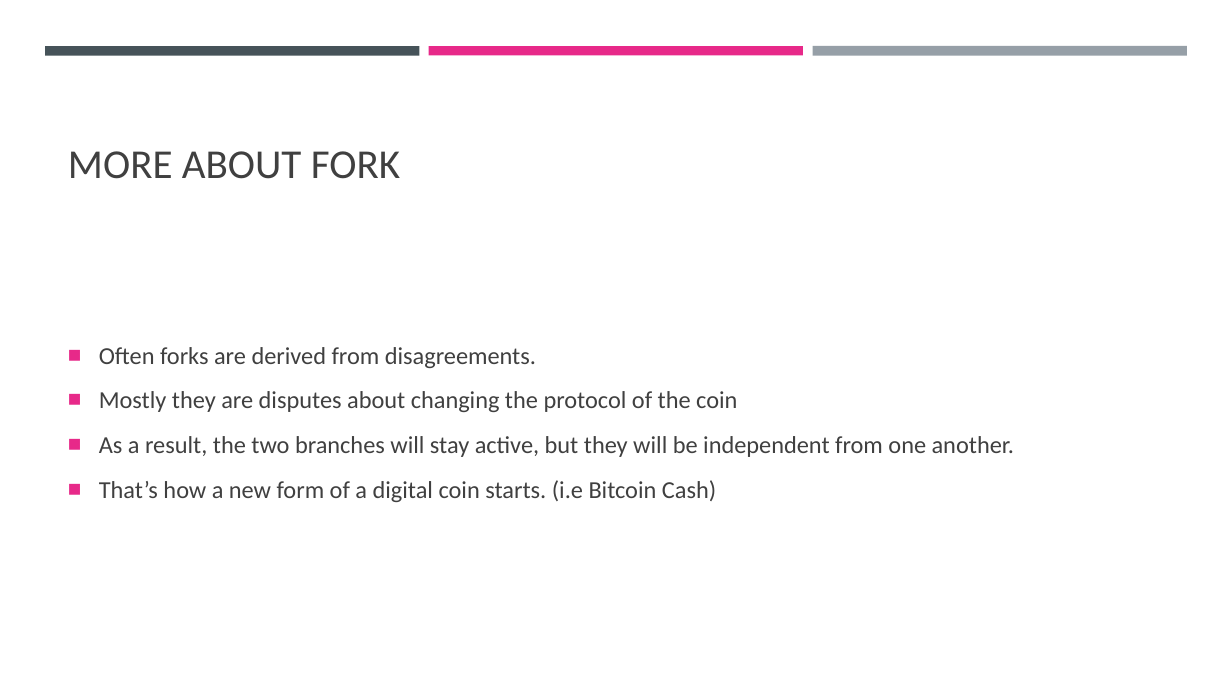
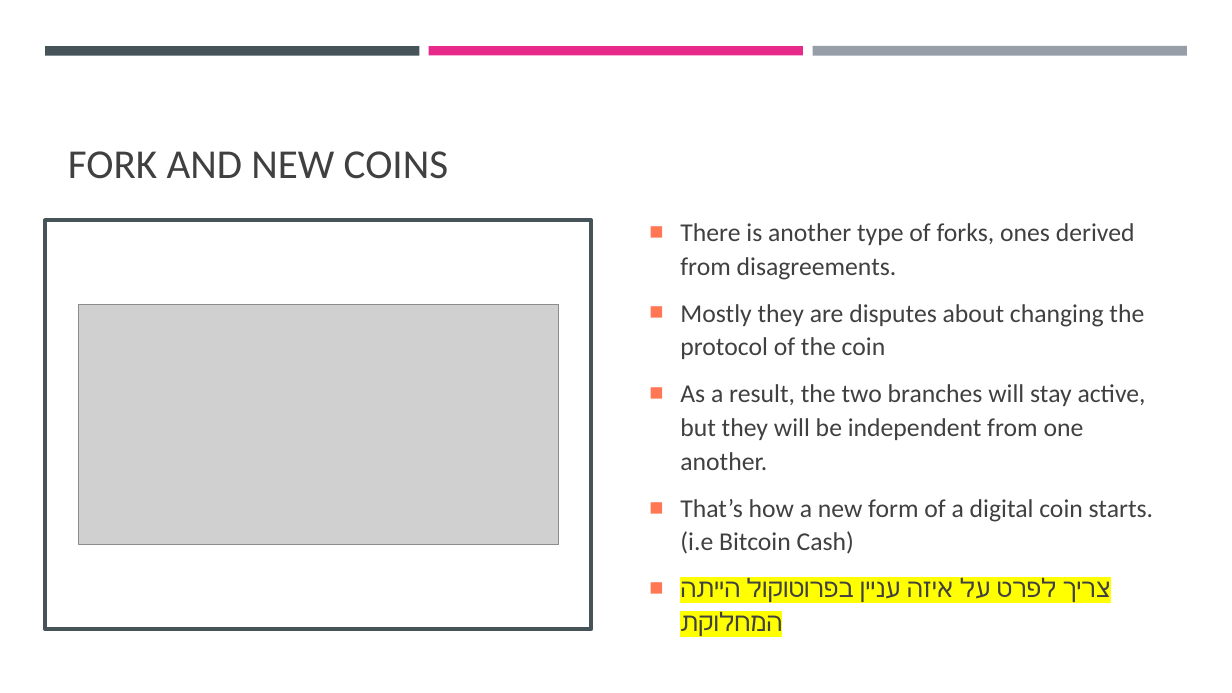
Before and after one commit to cyoni/bitcoin, a slide deck: slide 23 of bitcoin.pptx (slide 22 before the commit). Drawn at 1232x693 pixels with LibreOffice and Linux fonts; fonts in the diff are those of the drawing; grey boxes stand for pictures. Boxes give left, top, right and bottom in pixels: in the first picture for what was removed or moved away, otherwise in the second. Text is boxed around its words. In the diff, an @@ line names an element or a change of style, - is before the commit and + after.

```diff
--- a/bitcoin.pptx
+++ b/bitcoin.pptx
@@ rectangle added at (0,0,1232,693), fill #FFFFFF @@
@@ title at (68,151,448,179): text changed @@
-MORE ABOUT FORK
+FORK AND NEW COINS
@@ rectangle added at (45,220,592,628), fill #FFFFFF, outline #465359 3 pt @@
@@ text "There is another type of ...": place and size @@
-text "There is another type of ..." at (99,347,1014,502)
+text "There is another type of ..." at (680,223,1153,638)
@@ text at (680,223,1135,280): text changed; size 19 to 20 pt @@
-■ Often forks are derived from disagreements.
+■ There is another type of forks, ones derived from disagreements.
@@ picture added at (79,305,558,545) @@
@@ text at (680,304,1153,554): size 19 to 20 pt in "Mostly they are disputes about changing the ...", "As a result, the two branches will ...", "That’s how a new form of a ..."; bullet colour #E72989 to #FF7755 @@
@@ text at (680,581,1111,638): paragraph added @@
+■ צריך לפרט על איזה עניין בפרוטוקול הייתה המחלוקת
```
Also in this commit, not shown: 25 other slides changed, 24 slides added, 3 slides removed.
